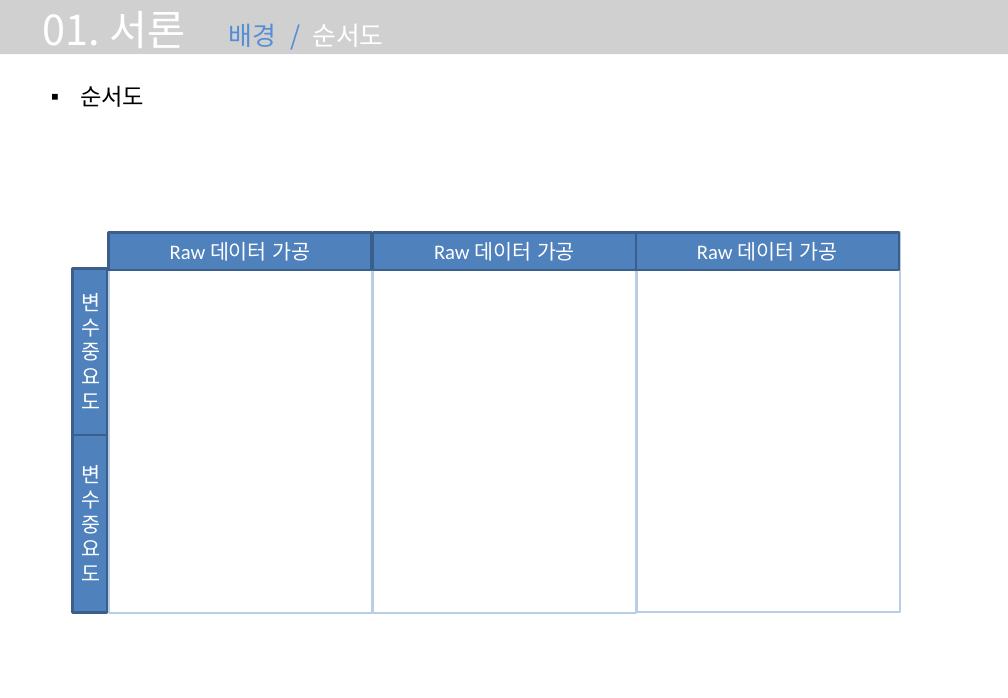
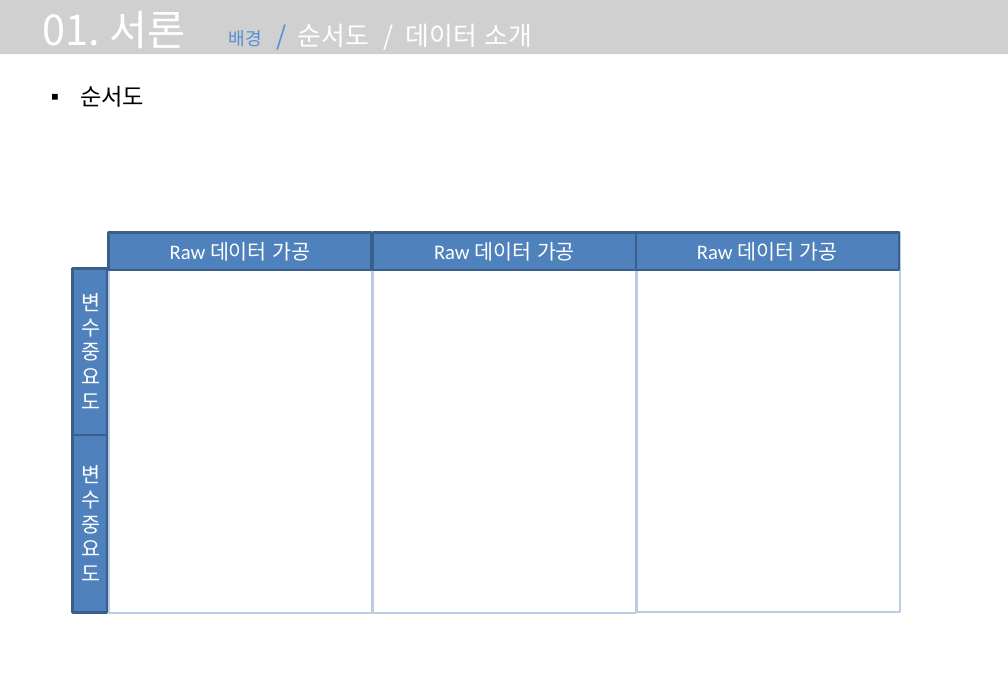
Before and after one commit to InkyunMoon/-----, a slide deck: slide 5 of 스케일 불량요인 파악과 개선기회 도출.pptx. Drawn at 1008x698 pixels with LibreOffice and Linux fonts; fonts in the diff are those of the drawing; grey boxes stand for pictures. Boxes give left, top, right and bottom in pixels: in the first picture for what was removed or moved away, otherwise in the second. Text is boxed around its words. In the diff, an @@ line names an element or a change of style, - is before the commit and + after.

```diff
--- a/스케일 불량요인 파악과 개선기회 도출.pptx
+++ b/스케일 불량요인 파악과 개선기회 도출.pptx
@@ text at (42,11,532,56): text changed @@
-01. 서론 배경 / 순서도
+01. 서론 배경 / 순서도 / 데이터 소개
```
Also in this commit, not shown: 4 other slides changed, 5 slides added.
